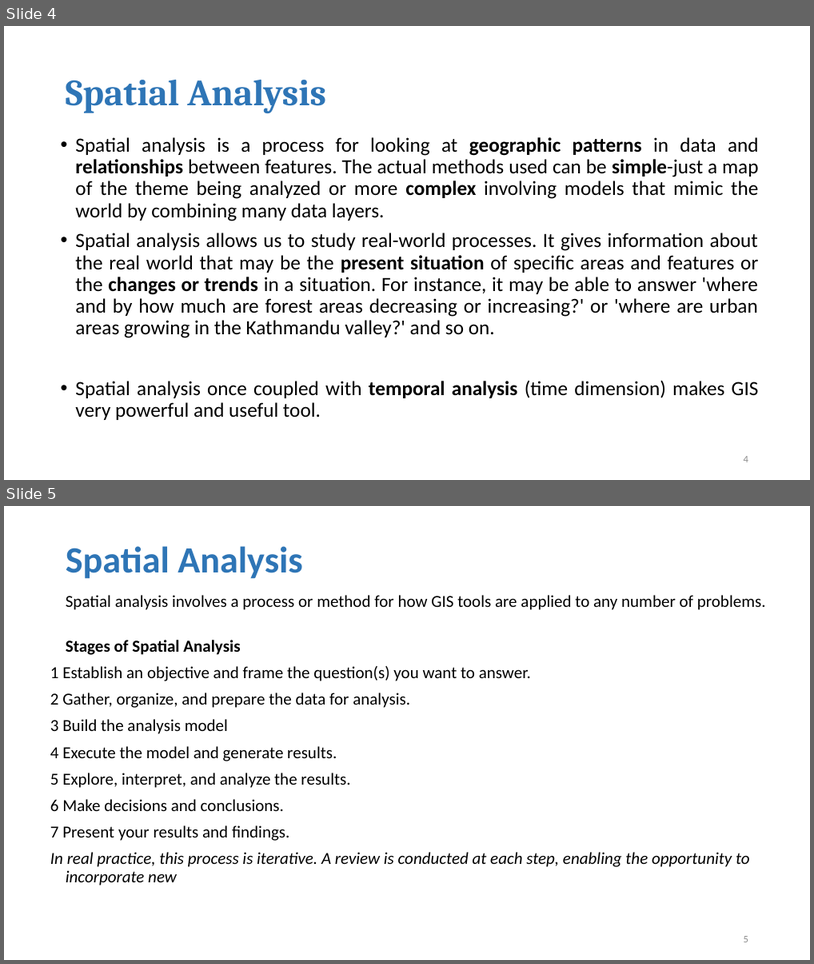
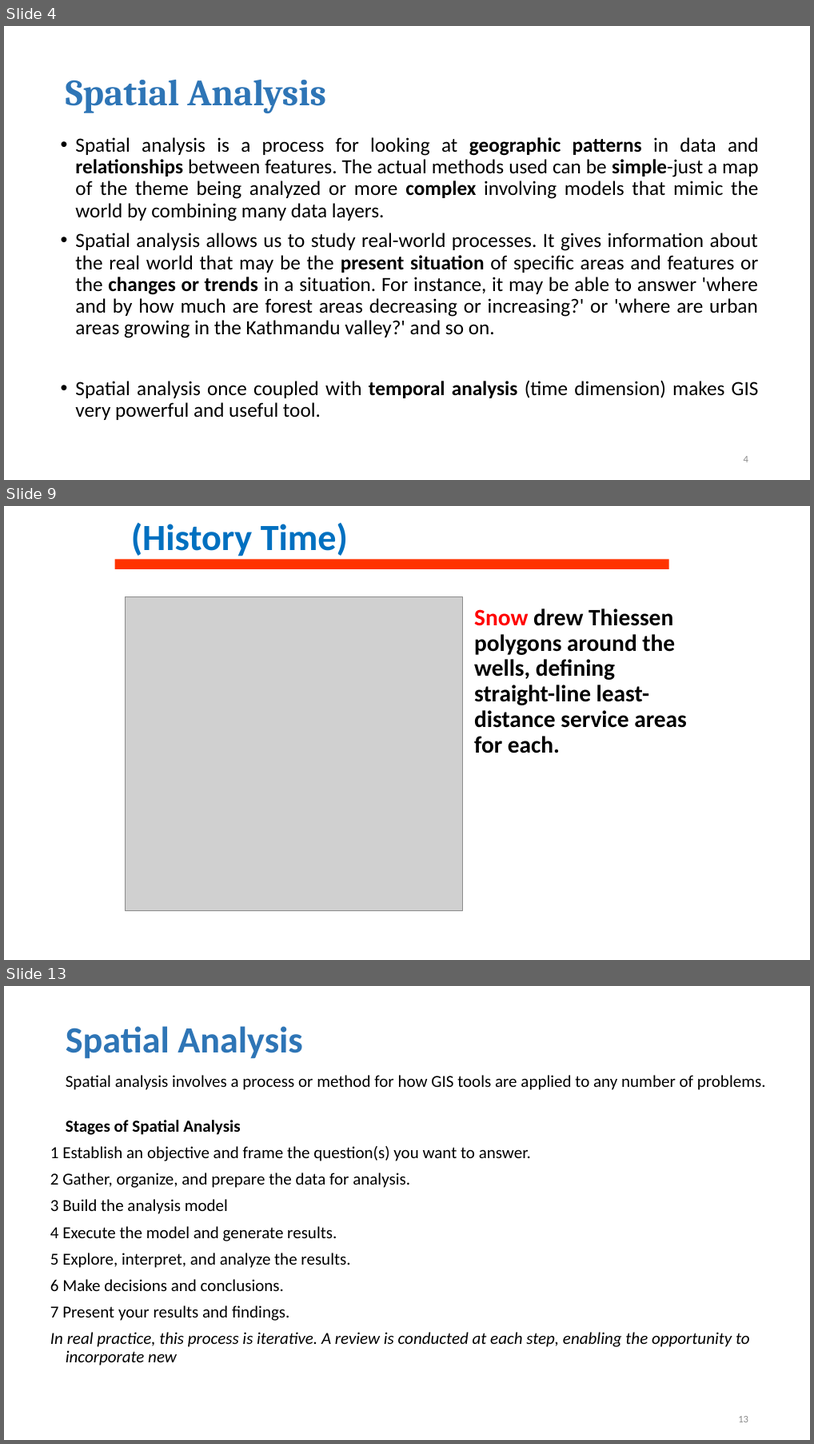
Before and after one commit to geo-canvas/geohydroinformatics, a slide deck: lectures/e) Spatial Analysis/Spatial Analysis.pptx. Shown one above the other, each under a label of ours: slides 4 and 5 before the commit, slides 4, 9 and 13 after it; the slides between them are not shown. The pictures are 814x964 and 814x1444 pixels, drawn with LibreOffice and Linux fonts; fonts in the diff are those of the drawing; grey boxes stand for pictures. Boxes give left, top, right and bottom in pixels: in the first picture for what was removed or moved away, otherwise in the second. Text is boxed around its words. In the diff, an @@ line names an element or a change of style, - is before the commit and + after.

```diff
--- a/lectures/e) Spatial Analysis/Spatial Analysis.pptx
+++ b/lectures/e) Spatial Analysis/Spatial Analysis.pptx
@@ slide 9 added at [4,506,810,960], background #FFFFFF @@
@@ title added at [131,523,348,560], 44 pt, text #0070C0, bold @@
+(History Time)
@@ rectangle added at [114,560,670,569], fill #FF3300 @@
@@ picture added at [125,596,462,911] @@
@@ text added at [474,608,687,753], 28 pt, text #000000, bold @@
+Snow drew Thiessen polygons around the wells, defining straight-line least-distance service areas for each.
@@ what was slide 5 is now slide 13 @@
@@ page number at [738,1416,749,1422]: text changed @@
-5
+13
```
Also in this commit, not shown: 1 slide changed, 8 other slides added, 6 other files.
